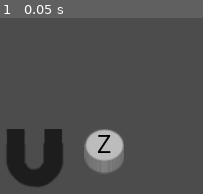
Above: before the commit, frame 1.
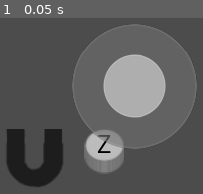
Above: after the commit, the same moment.

Repository: tomas7770/puzzle-ball
Game: Godot game, scene res://Scenes/UI/GameHUD/GameHUD.tscn
Two runs of this game, one before a commit and one after it. Both use one fixed random seed, a clock stepped at 60 frames per second and the inputs below. This scene is started directly instead of the project's main scene.
Inputs:
- Up to frame 1 (0.05 s): no input

The runs differ from the first frame. In frame 1, 11% of the frame differs, in the area x 35-98%, y 3-75%.

Commit message:
Implement touchscreen analog stick movement

Diff:
--- a/Scenes/PlayerBall/PlayerBall.gd
+++ b/Scenes/PlayerBall/PlayerBall.gd
@@ -1,4 +1,6 @@
 extends RigidBody
+
+const BRAKE_DAMP = 15.0
 
 signal plr_entered_interaction_area
 signal plr_exited_interaction_area
@@ -41,11 +43,13 @@
 	_update_raycast_positions(delta)
 	angular_damp = -1
 	if Input.is_action_pressed("plr1_left"):
-		_apply_movement_force(-1, delta)
+		_apply_movement_force(-1.0, delta)
 	elif Input.is_action_pressed("plr1_right"):
-		_apply_movement_force(1, delta)
+		_apply_movement_force(1.0, delta)
+	elif Input.is_action_pressed("plr1_analog"):
+		_apply_movement_force(Input.get_action_strength("plr1_analog"), delta)
 	else:
-		angular_damp = 15
+		angular_damp = BRAKE_DAMP
 	_apply_magnet_forces()
 
 func _update_raycast_positions(delta):
@@ -53,11 +57,19 @@
 	for ray_cast in jump_ray_casts.get_children():
 		ray_cast.force_raycast_update()
 
-func _apply_movement_force(dir, delta):
+func _apply_movement_force(strength, delta):
+	# Analog strength limits velocity, not acceleration
+	strength = clamp(strength, -1.0, 1.0)
+	var current_max_speed = max_speed
+	# Max speed deadzone
+	if abs(strength) < 0.95:
+		current_max_speed = max_speed*abs(strength)
 	# Hacky condition to limit velocity only for player-controlled movement
-	if abs(linear_velocity.x) < max_speed:
-		var real_accel = sign(dir)*min(acceleration, (max_speed - abs(linear_velocity.x))/delta)
+	if abs(linear_velocity.x) < current_max_speed:
+		var real_accel = sign(strength)*min(acceleration, (current_max_speed - abs(linear_velocity.x))/delta)
 		add_central_force(Vector3(real_accel, 0, 0))
+	elif current_max_speed < max_speed and abs(linear_velocity.x) > current_max_speed*1.05:
+		angular_damp = BRAKE_DAMP
 
 func _is_on_floor():
 	for ray_cast in jump_ray_casts.get_children():
--- a/Scenes/UI/GameHUD/GameHUD.gd
+++ b/Scenes/UI/GameHUD/GameHUD.gd
@@ -11,6 +11,9 @@
 var is_paused = false
 
 func _ready():
+	if !OS.has_touchscreen_ui_hint():
+		$TouchControls.queue_free()
+
 	var events = InputMap.get_action_list("plr1_magnet")
 	for event in events:
 		if event is InputEventKey:
--- a/Scenes/UI/GameHUD/GameHUD.tscn
+++ b/Scenes/UI/GameHUD/GameHUD.tscn
@@ -1,10 +1,10 @@
-[gd_scene load_steps=8 format=2]
+[gd_scene load_steps=9 format=2]
 
 [ext_resource path="res://Scenes/UI/GameHUD/GameHUD.gd" type="Script" id=1]
 [ext_resource path="res://Fonts/OpenSans.ttf" type="DynamicFontData" id=2]
 [ext_resource path="res://textures/UI/magnet.png" type="Texture" id=3]
 [ext_resource path="res://textures/UI/button.png" type="Texture" id=4]
-
+[ext_resource path="res://Scenes/UI/TouchControls/TouchControls.tscn" type="PackedScene" id=5]
 
 [sub_resource type="DynamicFont" id=3]
 size = 20
@@ -58,6 +58,8 @@
 custom_colors/font_color = Color( 0, 0, 0, 1 )
 custom_fonts/font = SubResource( 3 )
 align = 1
+
+[node name="TouchControls" parent="." instance=ExtResource( 5 )]
 
 [node name="PausePanel" type="Panel" parent="."]
 visible = false
--- /dev/null
+++ b/Scenes/UI/TouchControls/TouchControls.gd
@@ -0,0 +1,89 @@
+extends Node
+
+# The radius inside which the analog stick responds
+const ANALOG_STICK_RADIUS = 80
+# The radius on which the full strength of the analog stick action is reached
+const ANALOG_STICK_ACT_RADIUS = 64
+
+const ANALOG_STICK_CENTER = Vector2(32, 32)
+
+onready var viewport = $Viewport
+onready var viewport_rect = $ViewportRect
+
+onready var stick_control = $Viewport/StickControl
+onready var stick_center = $Viewport/StickControl/StickCenter
+
+var analog_pressed = false
+var analog_finger_index
+
+func _ready():
+	# Touch controls' physical size should be fixed across screens,
+	# unlike the rest of the UI, which scales
+	_update_viewport_size()
+	# warning-ignore:return_value_discarded
+	get_tree().root.connect("size_changed", self, "_update_viewport_size")
+
+func _update_viewport_size():
+	var window_size = OS.get_window_size()
+	var screen_scale
+
+	var os_name = OS.get_name()
+	if os_name == "OSX" or os_name == "iOS":
+		screen_scale = OS.get_screen_scale()
+	else:
+		var dpi = OS.get_screen_dpi()
+		if os_name == "Android":
+			screen_scale = dpi/160.0
+		else:
+			screen_scale = dpi/96.0
+
+	viewport.size = window_size/screen_scale
+
+func _input(event):
+	var orig_position = null
+	if event.get("position"):
+		orig_position = event.position
+		event.position = _map_position_to_viewport(event.position)
+
+	# Analog stick
+	if event is InputEventScreenTouch:
+		if event.pressed:
+			if !analog_pressed and _position_is_in_stick(event.position):
+				# Stick pressed
+				analog_finger_index = event.index
+				analog_pressed = true
+				stick_center.rect_position = _get_relative_stick_pos(event.position)
+				Input.action_press("plr1_analog", _get_stick_strength(event.position))
+		elif event.index == analog_finger_index:
+			# Stick released
+			analog_pressed = false
+			stick_center.rect_position = ANALOG_STICK_CENTER
+			Input.action_release("plr1_analog")
+	elif event is InputEventScreenDrag and analog_pressed and event.index == analog_finger_index:
+		# Stick dragged
+		stick_center.rect_position = _get_relative_stick_pos(event.position)
+		Input.action_press("plr1_analog", _get_stick_strength(event.position))
+
+	viewport.input(event)
+	# Restore normal position to avoid affecting other UIs
+	if orig_position:
+		event.position = orig_position
+
+func _map_position_to_viewport(position):
+	var base_size = viewport_rect.rect_size
+	var viewport_size = viewport.size
+	return Vector2(viewport_size.x*position.x/base_size.x, viewport_size.y*position.y/base_size.y)
+
+func _get_stick_center_pos():
+	return stick_control.rect_position + stick_control.rect_size/2
+
+func _position_is_in_stick(input_pos):
+	return (input_pos - _get_stick_center_pos()).length() <= ANALOG_STICK_RADIUS
+
+func _get_relative_stick_pos(input_pos):
+	return (input_pos - _get_stick_center_pos()).limit_length(ANALOG_STICK_ACT_RADIUS) \
+		+ ANALOG_STICK_CENTER
+
+func _get_stick_strength(input_pos):
+	var input_vector = (input_pos - _get_stick_center_pos()).limit_length(ANALOG_STICK_ACT_RADIUS)
+	return input_vector.x / ANALOG_STICK_ACT_RADIUS
--- /dev/null
+++ b/Scenes/UI/TouchControls/TouchControls.tscn
@@ -0,0 +1,59 @@
+[gd_scene load_steps=5 format=2]
+
+[ext_resource path="res://textures/UI/analogstick_base.png" type="Texture" id=1]
+[ext_resource path="res://Scenes/UI/TouchControls/TouchControls.gd" type="Script" id=2]
+[ext_resource path="res://textures/UI/analogstick_control.png" type="Texture" id=3]
+
+[sub_resource type="ViewportTexture" id=1]
+viewport_path = NodePath("Viewport")
+
+[node name="TouchControls" type="Control"]
+anchor_right = 1.0
+anchor_bottom = 1.0
+script = ExtResource( 2 )
+
+[node name="Viewport" type="Viewport" parent="."]
+size = Vector2( 640, 480 )
+transparent_bg = true
+handle_input_locally = false
+usage = 0
+render_target_update_mode = 3
+
+[node name="StickControl" type="Control" parent="Viewport"]
+anchor_top = 1.0
+anchor_bottom = 1.0
+margin_left = 80.0
+margin_top = -180.0
+margin_right = 208.0
+margin_bottom = -52.0
+
+[node name="StickBase" type="TextureRect" parent="Viewport/StickControl"]
+self_modulate = Color( 1, 1, 1, 0.623529 )
+anchor_left = 0.5
+anchor_top = 0.5
+anchor_right = 0.5
+anchor_bottom = 0.5
+margin_left = -64.0
+margin_top = -64.0
+margin_right = 64.0
+margin_bottom = 64.0
+texture = ExtResource( 1 )
+
+[node name="StickCenter" type="TextureRect" parent="Viewport/StickControl"]
+self_modulate = Color( 1, 1, 1, 0.74902 )
+anchor_left = 0.5
+anchor_top = 0.5
+anchor_right = 0.5
+anchor_bottom = 0.5
+margin_left = -32.0
+margin_top = -32.0
+margin_right = 32.0
+margin_bottom = 32.0
+texture = ExtResource( 3 )
+
+[node name="ViewportRect" type="TextureRect" parent="."]
+anchor_right = 1.0
+anchor_bottom = 1.0
+texture = SubResource( 1 )
+expand = true
+flip_v = true
--- a/project.godot
+++ b/project.godot
@@ -253,6 +253,10 @@
 "events": [ Object(InputEventKey,"resource_local_to_scene":false,"resource_name":"","device":0,"alt":false,"shift":false,"control":false,"meta":false,"command":false,"pressed":false,"scancode":16777231,"physical_scancode":0,"unicode":0,"echo":false,"script":null)
  ]
 }
+plr1_analog={
+"deadzone": 0.2,
+"events": [  ]
+}
 plr1_jump={
 "deadzone": 0.5,
 "events": [ Object(InputEventKey,"resource_local_to_scene":false,"resource_name":"","device":0,"alt":false,"shift":false,"control":false,"meta":false,"command":false,"pressed":false,"scancode":32,"physical_scancode":0,"unicode":0,"echo":false,"script":null)
Binary file added: textures/UI/analogstick_base.png
Not shown, added: textures/UI/analogstick_base.png.import
Binary file added: textures/UI/analogstick_control.png
Not shown, added: textures/UI/analogstick_control.png.import
